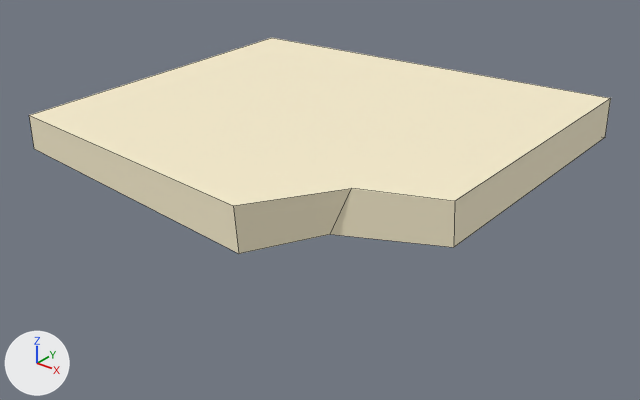
One commit to the FBX model Assets/Imported Assets/B&J Studio/Models/Destroy_Plate_2.fbx: the scene before it, then after it.
The view is the same before and after, from a 50 mm lens placed at (3.64, -4.49, 2.25), pointed at (0.06, -0.01, -0.52). Lighting does not change. The marker at lower left points along +X, +Y and +Z. The first picture is the older version. Mesh edges are drawn as thin lines. Where no turn or scale is listed for an object, it has been applied to the vertices.

In view in the first picture: 'Destroy_Plate_2'.
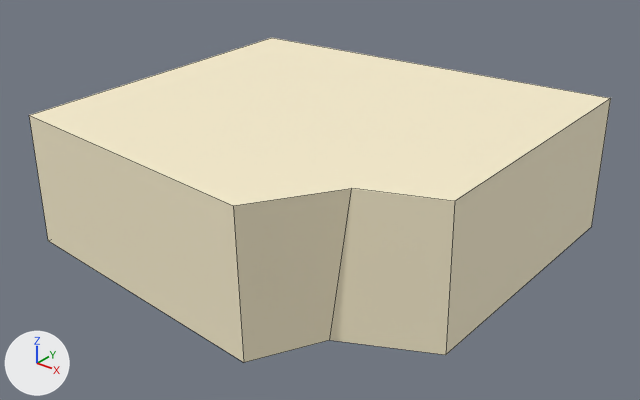
Boxes (x1, y1, x2, y2) around the edits, measured in the pictures (640 x 400 px; the box of a moved part takes in the faces that stretch with it):
'Destroy_Plate_2', reshaped (50% taller)
    before: (29, 38, 611, 254)
    after: (29, 38, 611, 362)
part 1 of me_destroy_plate_2, moved or reshaped
    before: (29, 74, 611, 254)
    after: (29, 74, 611, 362)

The change, as a diff of the scene's bpy script:
```diff
--- a/Assets/Imported Assets/B&J Studio/Models/Destroy_Plate_2.fbx.py
+++ b/Assets/Imported Assets/B&J Studio/Models/Destroy_Plate_2.fbx.py
@@ me_destroy_plate_2 @@
 # used by ob_destroy_plate_2; location = (0.0, 0.0, 0.0)
 # before: 0 (-1.5, -1.25, -0.13) at pixel (34, 148), 2 (-1.5, 1.25, -0.13), 4 (0.87, -0.93, -0.14) at pixel (330, 234), 5 (1.5, 1.5, -0.15) at pixel (605, 137), 9 (0.62, -1.43, -0.14) at pixel (238, 253)
 # before: 11 (1.5, -0.62, -0.15) at pixel (453, 247)
-me_destroy_plate_2.from_pydata(...)  # 12 vertices, 8 faces; spans x -1.5..1.5, y -1.43..1.5, z -0.15..0.15
+me_destroy_plate_2.from_pydata(...)  # 12 vertices, 8 faces; spans x -1.5..1.5, y -1.43..1.5, z -0.88..0.15
+# me_destroy_plate_2 part 1
+for i in [0, 2, 4, 5, 9, 11]: me_destroy_plate_2.vertices[i].co += Vector((0.0, 0.0, -0.73))
 me_destroy_plate_2.materials.append(mat_stone_material_1_003)
```
